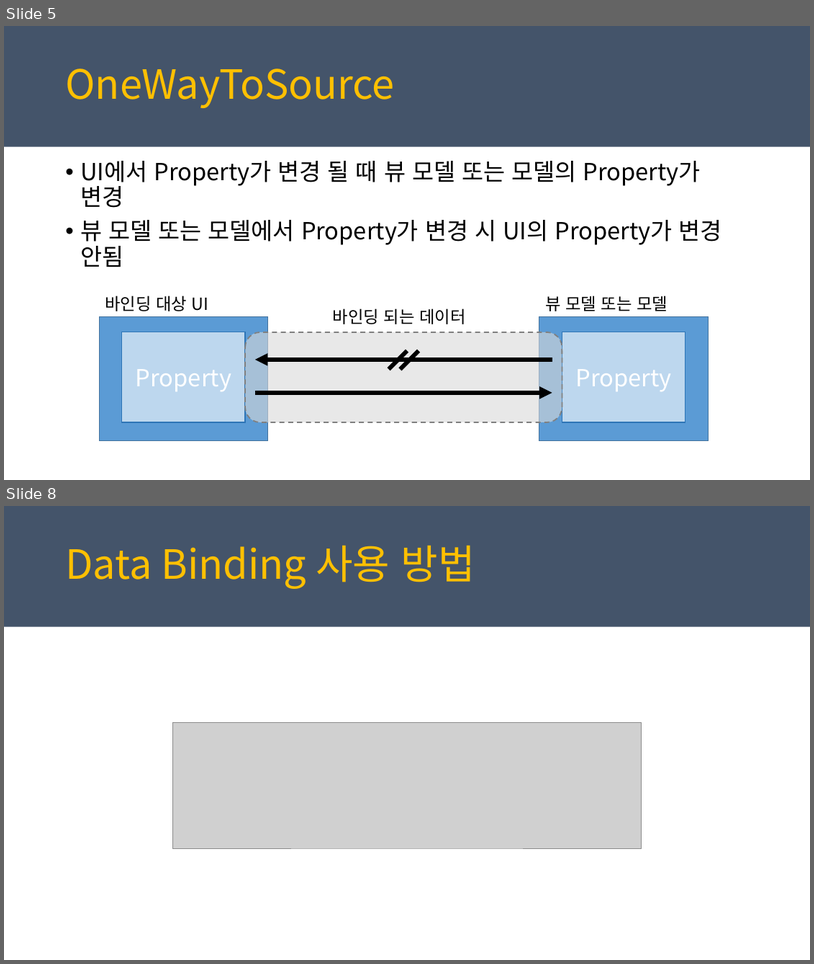
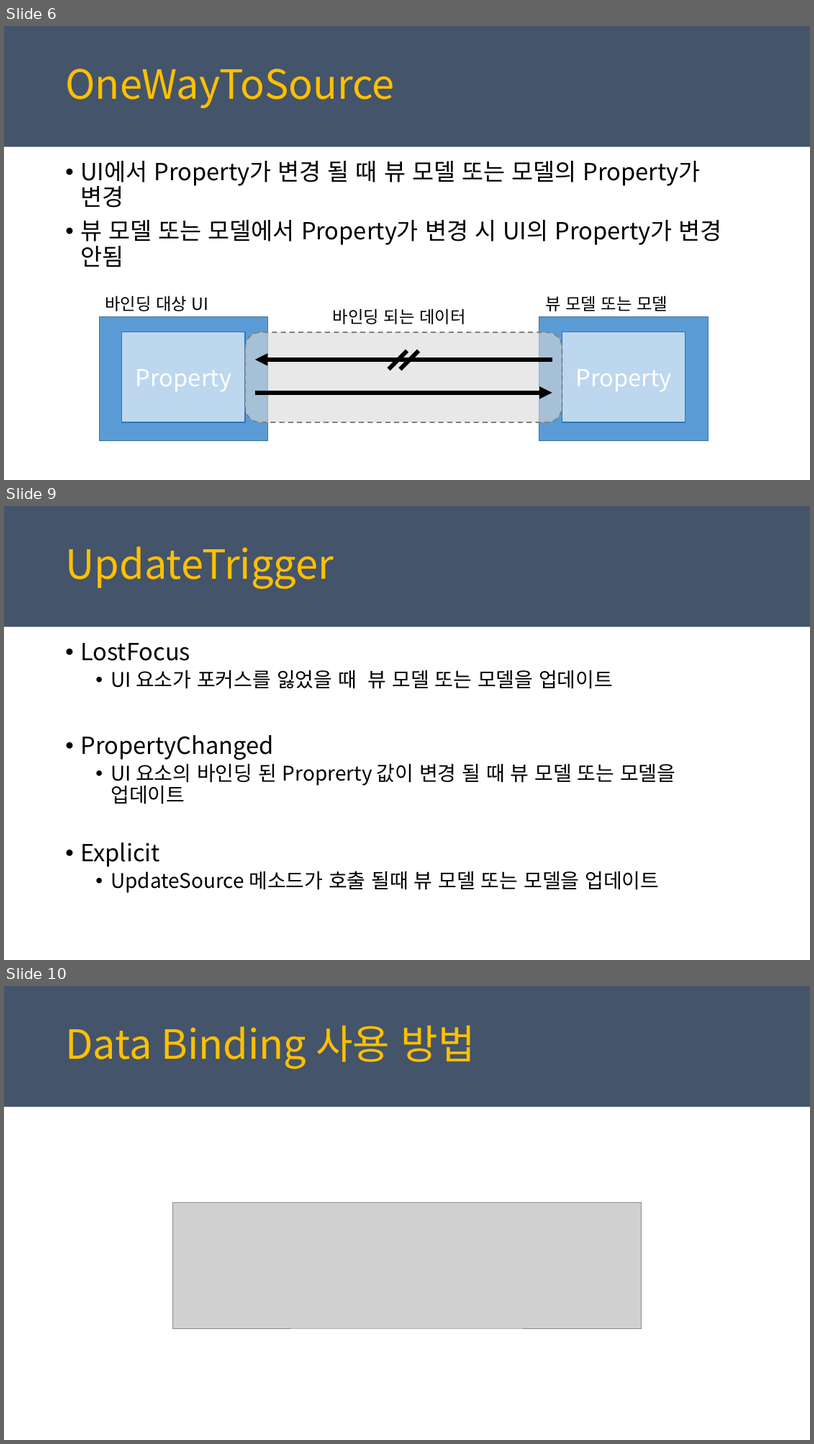
Before and after one commit to juniair/Summary-PPT, a slide deck: PRISM_MVVM_사용.pptx. Shown one above the other, each under a label of ours: slides 5 and 8 before the commit, slides 6, 9 and 10 after it; the slides between them are not shown. The pictures are 814x964 and 814x1444 pixels, drawn with LibreOffice and Linux fonts; fonts in the diff are those of the drawing; grey boxes stand for pictures. Boxes give left, top, right and bottom in pixels: in the first picture for what was removed or moved away, otherwise in the second. Text is boxed around its words. In the diff, an @@ line names an element or a change of style, - is before the commit and + after.

```diff
--- a/PRISM_MVVM_사용.pptx
+++ b/PRISM_MVVM_사용.pptx
@@ slide 9 added at box(4, 506, 810, 960), background #FFFFFF; not listed: 1 template element that a slide beside it also shows @@
@@ text added at box(65, 546, 334, 589), 48 pt, text #FFC000 @@
+UpdateTrigger
@@ text added at box(80, 643, 676, 893), 24 pt, text #000000 @@
+• LostFocus
+  • UI 요소가 포커스를 잃었을 때 뷰 모델 또는 모델을 업데이트
+• PropertyChanged
+  • UI 요소의 바인딩 된 Proprerty 값이 변경 될 때 뷰 모델 또는 모델을 업데이트
+• Explicit
+  • UpdateSource 메소드가 호출 될때 뷰 모델 또는 모델을 업데이트
@@ what was slide 5 is now slide 6 @@
@@ what was slide 8 is now slide 10 @@
```
Also in this commit, not shown: 4 slides changed, 2 other slides added, 1 slide removed, 1 other file.
